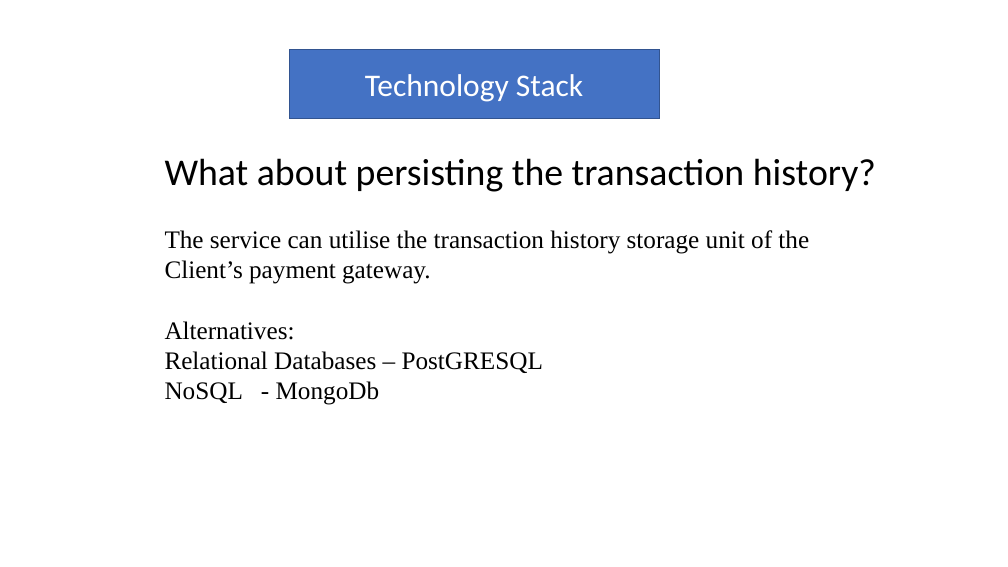
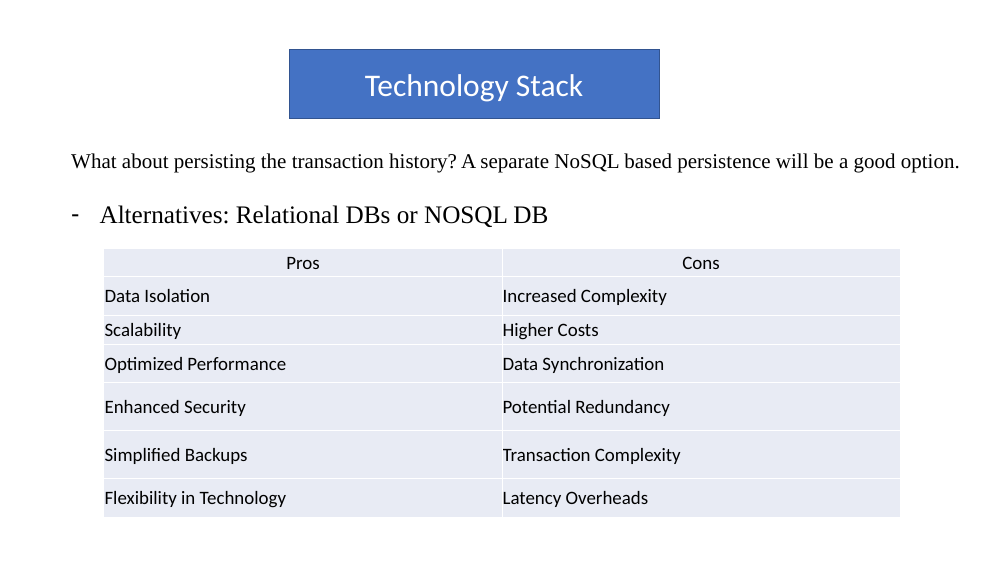
Before and after one commit to sujathak625/Paypal2.0CaseStudy, a slide deck: slide 31 of PayPal as payment method.pptx. Drawn at 1008x567 pixels with LibreOffice and Linux fonts; fonts in the diff are those of the drawing. Boxes give left, top, right and bottom in pixels: in the first picture for what was removed or moved away, otherwise in the second. Text is boxed around its words. In the diff, an @@ line names an element or a change of style, - is before the commit and + after.

```diff
--- a/PayPal as payment method.pptx
+++ b/PayPal as payment method.pptx
@@ text at (71,153,960,227): text changed; size 24 to 20 pt @@
-What about persisting the transaction history?
-The service can utilise the transaction history storage unit of the
-Client’s payment gateway.
-Alternatives:
-Relational Databases – PostGRESQL
-NoSQL - MongoDb
+What about persisting the transaction history? A separate NoSQL based persistence will be a good option.
+– Alternatives: Relational DBs or NOSQL DB
@@ table added at (104,248,901,517), 7 rows, 2 columns @@
+Pros | Cons
+Data Isolation | Increased Complexity
+Scalability | Higher Costs
+Optimized Performance | Data Synchronization
+Enhanced Security | Potential Redundancy
+Simplified Backups | Transaction Complexity
+Flexibility in Technology | Latency Overheads
```
Also in this commit, not shown: 2 other slides changed, 1 slide added, 1 slide removed.
